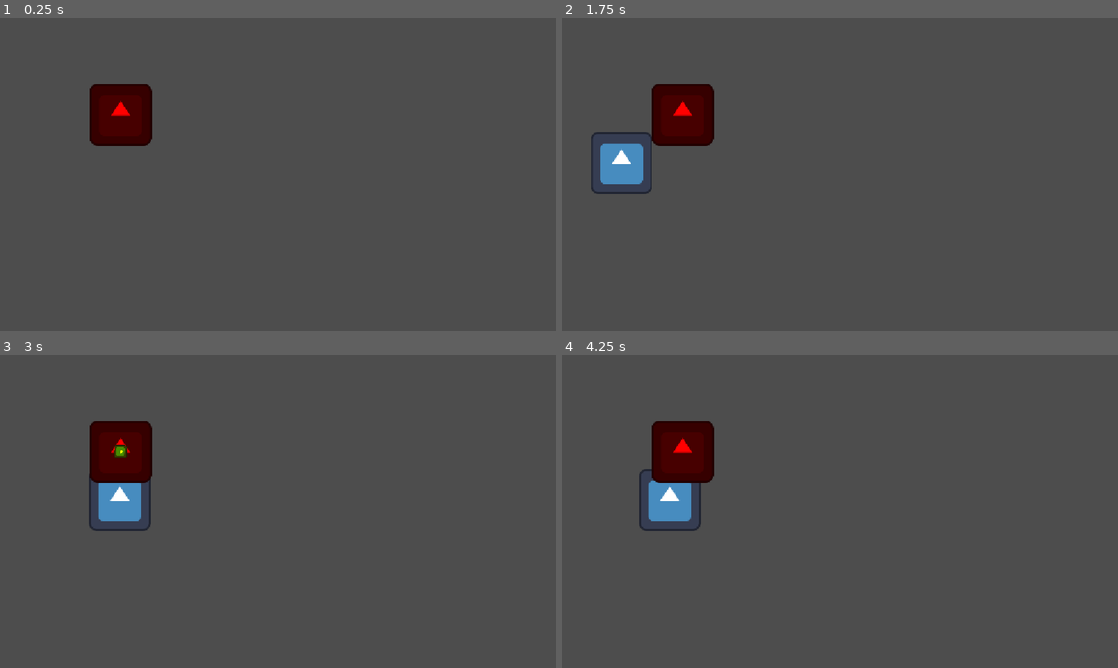
Above: before the commit, frames 1-4 (two rows, left to right).
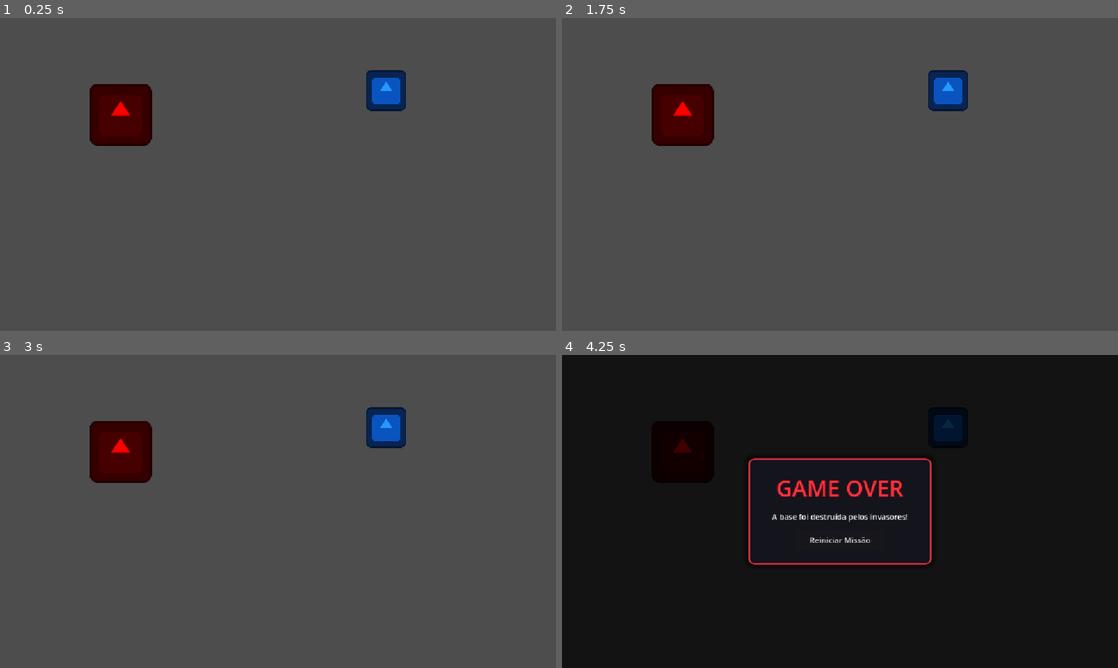
Above: after the commit, the same moments.

Repository: gabdalmazo/godot2dgame
Game: Godot game, scene res://test_level.tscn
The game is run twice, just before and just after one commit, with the same random seed, the same clock (stepped at 60 frames per second) and the same inputs. The engine's default icon, where the game draws it, is replaced by a stand-in: a white triangle on a blue panel in a dark square.
Inputs (mouse positions are in pixels of both pictures, inside the frame that each line leads up to):
- Up to frame 1 (0.25 s): no input
- Up to frame 2 (1.75 s): tap Enter (ui_accept) at 0.5, 0.77 s; tap K at 0.6 s; click (840, 202) at 1.25 s, where only the run after the commit has a clickable "Reiniciar Missão"
- Up to frame 3 (3 s): tap K at 2.1 s; tap Enter (ui_accept) at 2.27 s; click (278, 539) at 2.75 s, where only the run after the commit has a clickable "Reiniciar Missão"
- Up to frame 4 (4.25 s): tap K at 3.6 s

The runs differ from the first frame. In frame 1, 0.9% of the frame differs, in the area x 65-73%, y 16-30%; in frame 2, 2.2%; in frame 3, 2.1%; in frame 4, 100%, in the area x 0-100%, y 0-100%.

Commit message:
feat: implement game manager, player base, enemy, and game over UI systems

Diff:
--- /dev/null
+++ b/novo-projeto-de-jogo/PlayerBase.gd
@@ -0,0 +1,40 @@
+class_name PlayerBase
+extends Area2D
+
+## Script responsável pela Base do Jogador (ponto final do caminho dos inimigos).
+## Detecta inimigos que cruzaram o trajeto, reduz a vida do jogador e destrói o inimigo
+## sem conceder recompensas/créditos da economia.
+
+@export var dano_recebido: int = 1
+
+func _ready() -> void:
+	# Conecta o sinal body_entered caso ainda não esteja conectado via editor
+	if not body_entered.is_connected(_on_body_entered):
+		body_entered.connect(_on_body_entered)
+
+func _on_body_entered(body: Node2D) -> void:
+	# Verifica se o corpo ou seu nó pai pertence ao grupo "enemy"
+	var enemy_entity: Node = null
+
+	if body.is_in_group("enemy"):
+		# Se o corpo for um nó filho de colisão (ex: CharacterBody2D sob um PathFollow2D/Enemy),
+		# precisamos destruir o nó raiz do inimigo que percorre o Path2D.
+		if body.get_parent() is Enemy or (body.get_parent() != null and body.get_parent() is PathFollow2D):
+			enemy_entity = body.get_parent()
+		else:
+			enemy_entity = body
+	elif body.get_parent() != null and body.get_parent().is_in_group("enemy"):
+		enemy_entity = body.get_parent()
+
+	if enemy_entity != null:
+		# Evita processamento duplicado caso já esteja marcado para exclusão
+		if enemy_entity.is_queued_for_deletion():
+			return
+
+		# Reduz a vida da base no GameManager
+		GameManager.sofrer_dano(dano_recebido)
+
+		# Destrói o inimigo diretamente via queue_free().
+		# IMPORTANTE: Não chamamos die() ou take_damage(), garantindo que o inimigo
+		# NÃO conceda créditos ou recursos ao atingir a base.
+		enemy_entity.queue_free()
--- a/novo-projeto-de-jogo/enemy.tscn
+++ b/novo-projeto-de-jogo/enemy.tscn
@@ -7,6 +7,7 @@
 radius = 40.0
 
 [node name="Enemy" type="PathFollow2D"]
+loop = false
 script = ExtResource("1_script")
 
 [node name="Sprite2D" type="Sprite2D" parent="."]
--- a/novo-projeto-de-jogo/game_manager.gd
+++ b/novo-projeto-de-jogo/game_manager.gd
@@ -1,8 +1,18 @@
 extends Node
 
 signal recursos_atualizados(novo_valor: int)
+signal vida_atualizada(nova_vida: int)
+signal game_over
 
 var recursos_globais: int = 100
+var vida_jogador: int = 20
+
+func _unhandled_input(event: InputEvent) -> void:
+	# TESTE RÁPIDO: Pressione 'K' para simular derrota e testar o Game Over imediatamente
+	if event is InputEventKey and event.pressed and not event.echo:
+		if event.keycode == KEY_K:
+			print("[DEBUG] Tecla K pressionada: Causando dano fatal para testar Game Over.")
+			sofrer_dano(vida_jogador)
 
 func adicionar_recursos(valor: int) -> void:
 	recursos_globais += valor
@@ -10,3 +20,23 @@
 
 	# Opcional: print para confirmar no console durante testes
 	print("Recursos Totais: ", recursos_globais)
+
+func sofrer_dano(quantidade: int) -> void:
+	if vida_jogador <= 0:
+		return
+
+	vida_jogador = max(0, vida_jogador - quantidade)
+	vida_atualizada.emit(vida_jogador)
+	print("Vida do Jogador: ", vida_jogador)
+
+	if vida_jogador <= 0:
+		game_over.emit()
+		print("GAME OVER: A base foi destruída!")
+
+func reiniciar_jogo() -> void:
+	vida_jogador = 20
+	recursos_globais = 100
+	vida_atualizada.emit(vida_jogador)
+	recursos_atualizados.emit(recursos_globais)
+	get_tree().paused = false
+	get_tree().reload_current_scene()
--- /dev/null
+++ b/novo-projeto-de-jogo/game_over_modal.gd
@@ -0,0 +1,29 @@
+class_name GameOverModal
+extends CanvasLayer
+
+## Modal de Game Over
+## Exibido automaticamente ao receber o sinal 'game_over' do GameManager.
+## Pausa a árvore do jogo mantendo a interface interativa (PROCESS_MODE_ALWAYS).
+
+@onready var restart_button: Button = %RestartButton
+
+func _ready() -> void:
+	# Garante que o CanvasLayer e seus elementos de UI respondam mesmo pausado
+	process_mode = Node.PROCESS_MODE_ALWAYS
+
+	# O modal começa oculto
+	visible = false
+
+	# Conecta ao sinal emitido pelo Singleton GameManager
+	GameManager.game_over.connect(_on_game_over)
+
+	if restart_button != null:
+		restart_button.pressed.connect(_on_restart_button_pressed)
+
+func _on_game_over() -> void:
+	visible = true
+	get_tree().paused = true
+
+func _on_restart_button_pressed() -> void:
+	visible = false
+	GameManager.reiniciar_jogo()
--- /dev/null
+++ b/novo-projeto-de-jogo/game_over_modal.tscn
@@ -0,0 +1,79 @@
+[gd_scene format=3 uid="uid://81ao4exr1iim"]
+
+[ext_resource type="Script" path="res://game_over_modal.gd" id="1_script"]
+
+[sub_resource type="StyleBoxFlat" id="StyleBoxFlat_panel"]
+bg_color = Color(0.08, 0.08, 0.12, 0.95)
+border_width_left = 3
+border_width_top = 3
+border_width_right = 3
+border_width_bottom = 3
+border_color = Color(0.9, 0.2, 0.25, 1)
+corner_radius_top_left = 12
+corner_radius_top_right = 12
+corner_radius_bottom_right = 12
+corner_radius_bottom_left = 12
+shadow_color = Color(0, 0, 0, 0.6)
+shadow_size = 12
+
+[sub_resource type="LabelSettings" id="LabelSettings_title"]
+font_size = 46
+font_color = Color(1, 0.2, 0.25, 1)
+outline_size = 4
+outline_color = Color(0.4, 0, 0, 1)
+
+[node name="GameOverModal" type="CanvasLayer"]
+process_mode = 3
+layer = 100
+visible = false
+script = ExtResource("1_script")
+
+[node name="Overlay" type="ColorRect" parent="."]
+anchors_preset = 15
+anchor_right = 1.0
+anchor_bottom = 1.0
+grow_horizontal = 2
+grow_vertical = 2
+color = Color(0, 0, 0, 0.75)
+
+[node name="CenterContainer" type="CenterContainer" parent="."]
+anchors_preset = 15
+anchor_right = 1.0
+anchor_bottom = 1.0
+grow_horizontal = 2
+grow_vertical = 2
+
+[node name="PanelContainer" type="PanelContainer" parent="CenterContainer"]
+custom_minimum_size = Vector2(380, 220)
+layout_mode = 2
+theme_override_styles/panel = SubResource("StyleBoxFlat_panel")
+
+[node name="MarginContainer" type="MarginContainer" parent="CenterContainer/PanelContainer"]
+layout_mode = 2
+theme_override_constants/margin_left = 24
+theme_override_constants/margin_top = 24
+theme_override_constants/margin_right = 24
+theme_override_constants/margin_bottom = 24
+
+[node name="VBoxContainer" type="VBoxContainer" parent="CenterContainer/PanelContainer/MarginContainer"]
+layout_mode = 2
+theme_override_constants/separation = 16
+alignment = 1
+
+[node name="TitleLabel" type="Label" parent="CenterContainer/PanelContainer/MarginContainer/VBoxContainer"]
+layout_mode = 2
+text = "GAME OVER"
+label_settings = SubResource("LabelSettings_title")
+horizontal_alignment = 1
+
+[node name="MessageLabel" type="Label" parent="CenterContainer/PanelContainer/MarginContainer/VBoxContainer"]
+layout_mode = 2
+text = "A base foi destruída pelos invasores!"
+horizontal_alignment = 1
+
+[node name="RestartButton" type="Button" parent="CenterContainer/PanelContainer/MarginContainer/VBoxContainer"]
+unique_name_in_owner = true
+custom_minimum_size = Vector2(180, 42)
+layout_mode = 2
+size_flags_horizontal = 4
+text = "Reiniciar Missão"
--- /dev/null
+++ b/novo-projeto-de-jogo/player_base.tscn
@@ -0,0 +1,18 @@
+[gd_scene load_steps=4 format=3 uid="uid://d1e2f3a4b5c6d"]
+
+[ext_resource type="Script" path="res://PlayerBase.gd" id="1_script"]
+[ext_resource type="Texture2D" uid="uid://c75jrp57x4wfs" path="res://icon.svg" id="2_icon"]
+
+[sub_resource type="RectangleShape2D" id="RectangleShape2D_base"]
+size = Vector2(80, 80)
+
+[node name="PlayerBase" type="Area2D"]
+script = ExtResource("1_script")
+
+[node name="Sprite2D" type="Sprite2D" parent="."]
+modulate = Color(0.15, 0.6, 1, 1)
+scale = Vector2(0.65, 0.65)
+texture = ExtResource("2_icon")
+
+[node name="CollisionShape2D" type="CollisionShape2D" parent="."]
+shape = SubResource("RectangleShape2D_base")
--- a/novo-projeto-de-jogo/test_level.tscn
+++ b/novo-projeto-de-jogo/test_level.tscn
@@ -1,10 +1,12 @@
-[gd_scene load_steps=7 format=3 uid="uid://cy8b7l02f741g"]
+[gd_scene load_steps=9 format=3 uid="uid://cy8b7l02f741g"]
 
 [ext_resource type="Texture2D" uid="uid://c75jrp57x4wfs" path="res://icon.svg" id="2_icon"]
 [ext_resource type="Script" path="res://tower.gd" id="3_tower"]
 [ext_resource type="PackedScene" uid="uid://b8y1j2k3l4m5n" path="res://projectile.tscn" id="4_proj"]
 [ext_resource type="Script" path="res://wave_manager.gd" id="5_wave"]
 [ext_resource type="PackedScene" uid="uid://c6y7a2b3c4d5e" path="res://enemy.tscn" id="6_enemy"]
+[ext_resource type="PackedScene" uid="uid://d1e2f3a4b5c6d" path="res://player_base.tscn" id="7_base"]
+[ext_resource type="PackedScene" uid="uid://e4f5a6b7c8d9e" path="res://game_over_modal.tscn" id="8_modal"]
 
 [sub_resource type="Curve2D" id="Curve2D_path"]
 _data = {
@@ -16,6 +18,9 @@
 
 [node name="Path2D" type="Path2D" parent="."]
 curve = SubResource("Curve2D_path")
+
+[node name="PlayerBase" parent="." instance=ExtResource("7_base")]
+position = Vector2(800, 150)
 
 [node name="Tower" type="Area2D" parent="."]
 position = Vector2(250, 200)
@@ -30,3 +35,5 @@
 script = ExtResource("5_wave")
 enemy_scene = ExtResource("6_enemy")
 spawn_point = NodePath("../Path2D")
+
+[node name="GameOverModal" parent="." instance=ExtResource("8_modal")]
Not shown, added: novo-projeto-de-jogo/PlayerBase.gd.uid
Not shown, added: novo-projeto-de-jogo/game_over_modal.gd.uid
